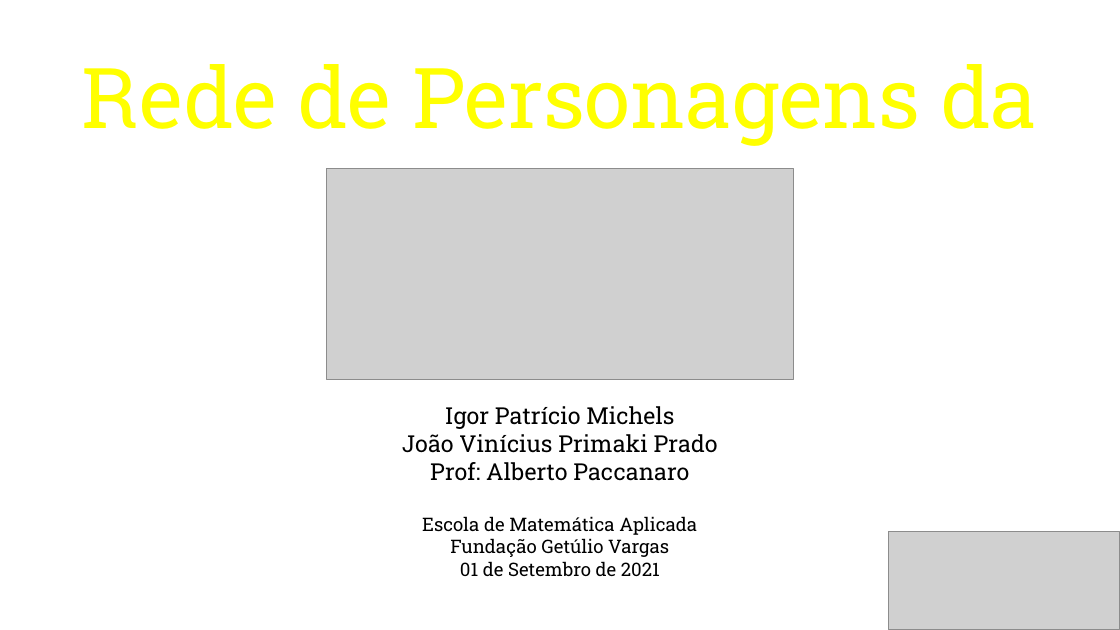
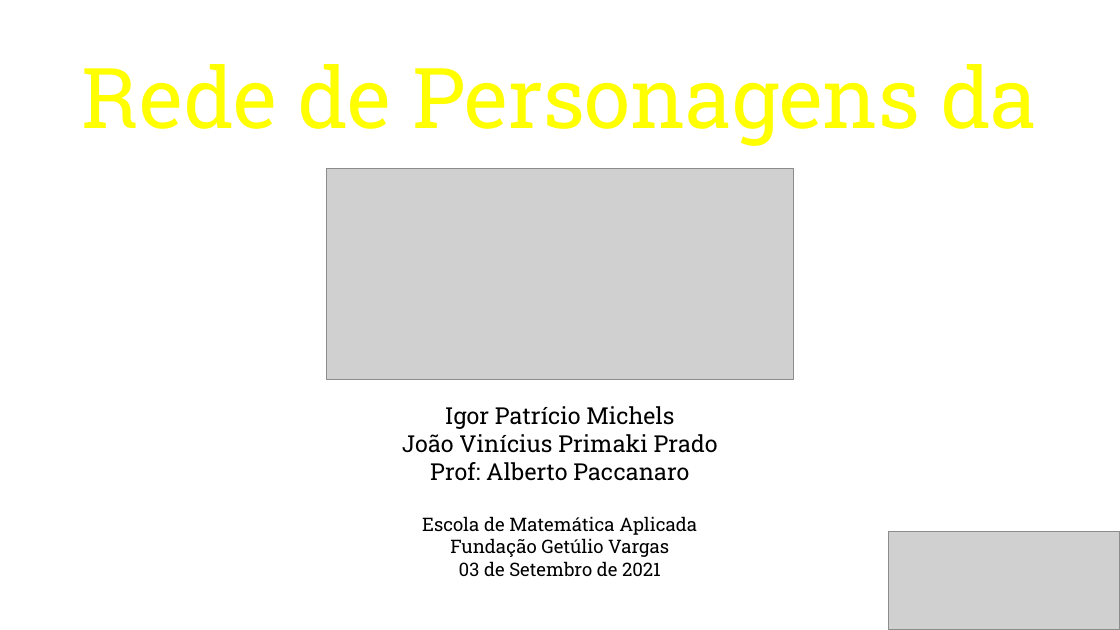
Before and after one commit to jvprimakipr/TDM_TMJ_Network, a slide deck: slide 2 of TeX/Second set/slides.pptx. Drawn at 1120x630 pixels with LibreOffice and Linux fonts; fonts in the diff are those of the drawing; grey boxes stand for pictures; background and template pictures are left out. Boxes give left, top, right and bottom in pixels: in the first picture for what was removed or moved away, otherwise in the second. Text is boxed around its words. In the diff, an @@ line names an element or a change of style, - is before the commit and + after.

```diff
--- a/TeX/Second set/slides.pptx
+++ b/TeX/Second set/slides.pptx
@@ text at (459, 561, 661, 576): text changed @@
-01 de Setembro de 2021
+03 de Setembro de 2021
```
Also in this commit, not shown: 1 slide added, 1 slide removed.
